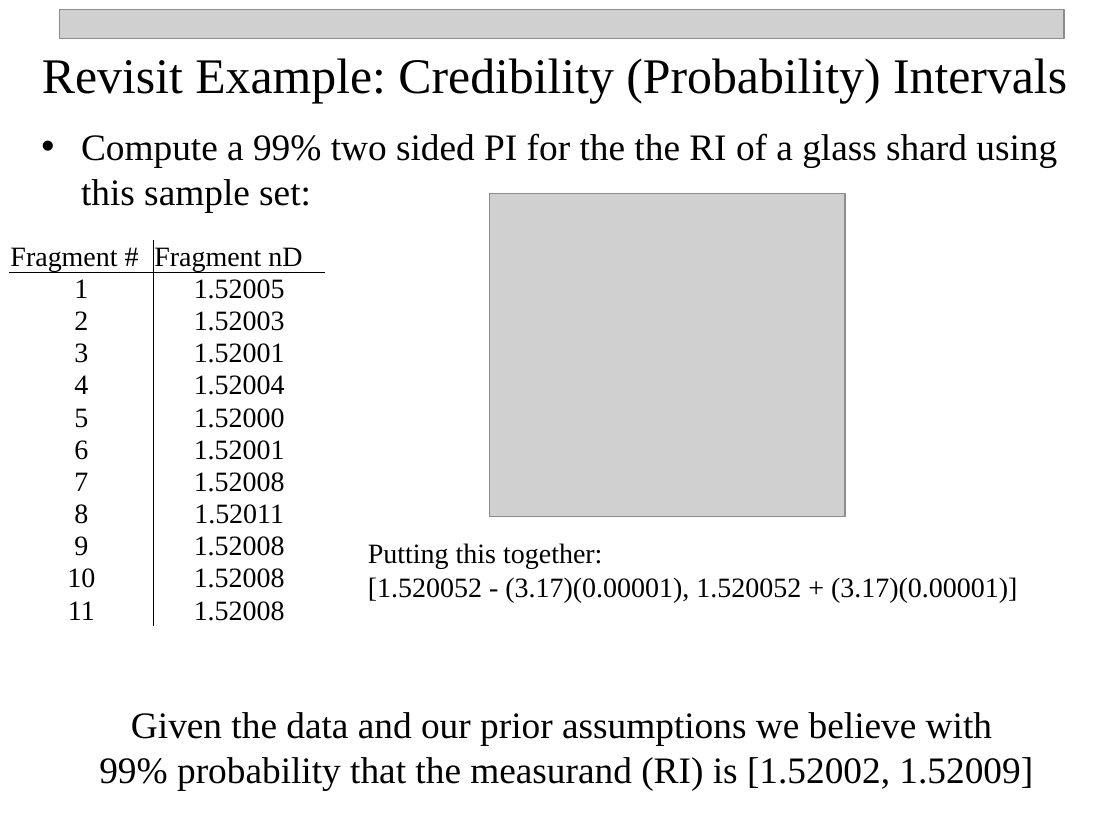
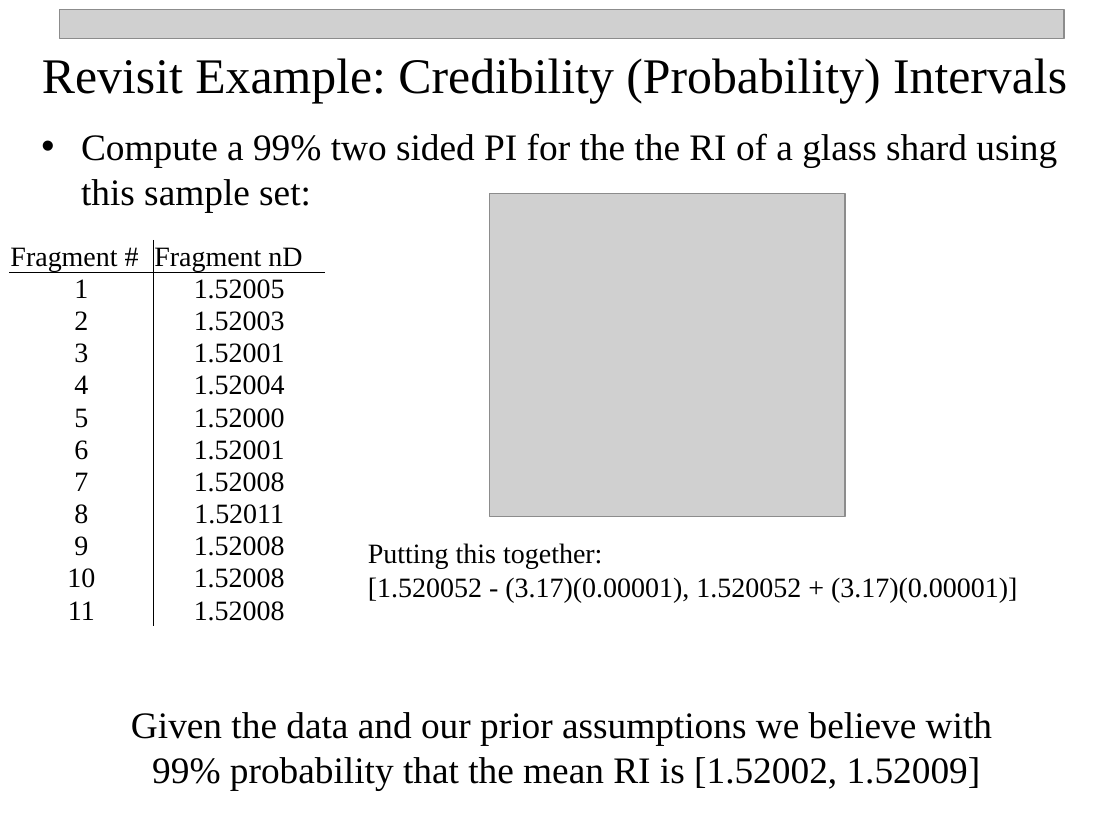
Before and after one commit to npetraco/705, a slide deck: slide 27 of Notes/5_Intervals_red.pptx. Drawn at 1120x840 pixels with LibreOffice and Linux fonts; fonts in the diff are those of the drawing; grey boxes stand for pictures. Boxes give left, top, right and bottom in pixels: in the first picture for what was removed or moved away, otherwise in the second. Text is boxed around its words. In the diff, an @@ line names an element or a change of style, - is before the commit and + after.

Commit message:
update

```diff
--- a/Notes/5_Intervals_red.pptx
+++ b/Notes/5_Intervals_red.pptx
@@ text at (152,757,981,790): text changed @@
-99% probability that the measurand (RI) is [1.52002, 1.52009]
+99% probability that the mean RI is [1.52002, 1.52009]
```
